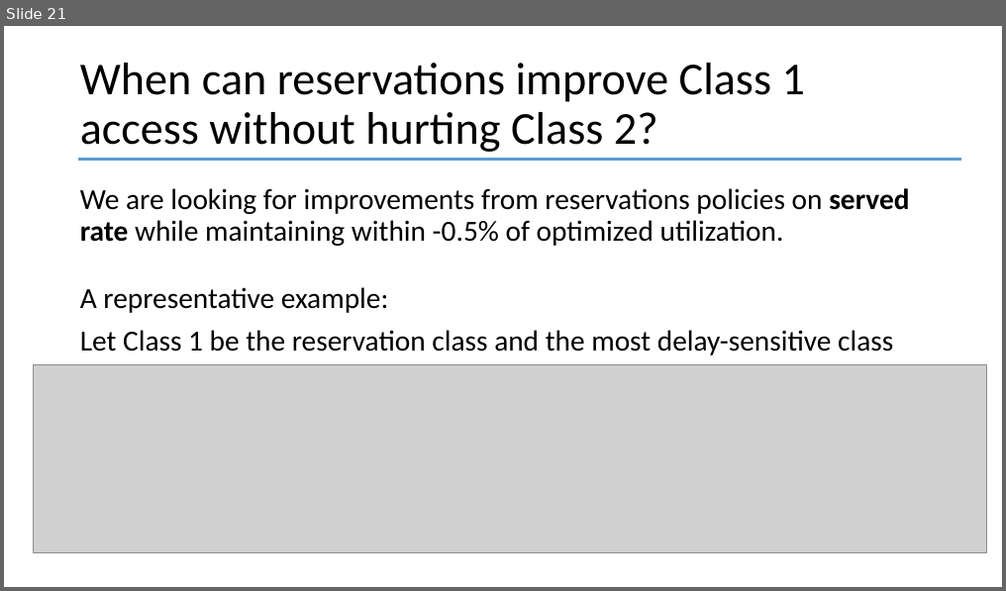
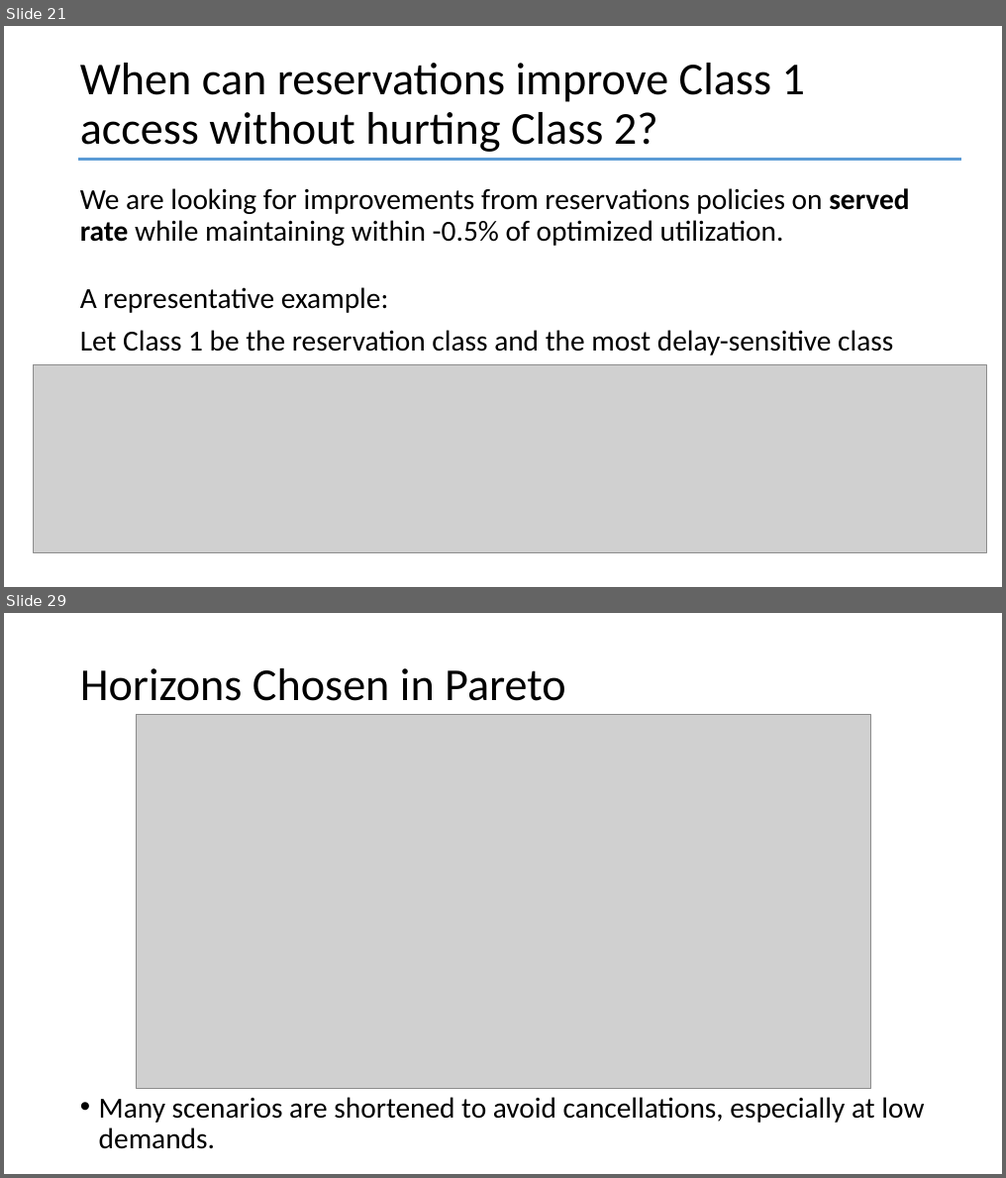
Before and after one commit to YcartXin/CUIMC-Appointment-Simulation, a slide deck: presentation/FCFS Presentation.pptx. Shown one above the other, each under a label of ours: slide 21 before the commit, slides 21 and 29 after it; the slides between them are not shown. The pictures are 1006x591 and 1006x1178 pixels, drawn with LibreOffice and Linux fonts; fonts in the diff are those of the drawing; grey boxes stand for pictures. Boxes give left, top, right and bottom in pixels: in the first picture for what was removed or moved away, otherwise in the second. Text is boxed around its words. In the diff, an @@ line names an element or a change of style, - is before the commit and + after.

```diff
--- a/presentation/FCFS Presentation.pptx
+++ b/presentation/FCFS Presentation.pptx
@@ slide 29 added at (x1=4, y1=613, x2=1002, y2=1174), background #FFFFFF @@
@@ title added at (x1=80, y1=668, x2=566, y2=701), 44 pt, text #000000 @@
+Horizons Chosen in Pareto
@@ picture added at (x1=136, y1=715, x2=871, y2=1088) @@
@@ text added at (x1=99, y1=1097, x2=924, y2=1150), 28 pt, text #000000 @@
+• Many scenarios are shortened to avoid cancellations, especially at low demands.
```
Also in this commit, not shown: 4 slides changed, 3 other slides added, 2 slides removed, 17 other files.
